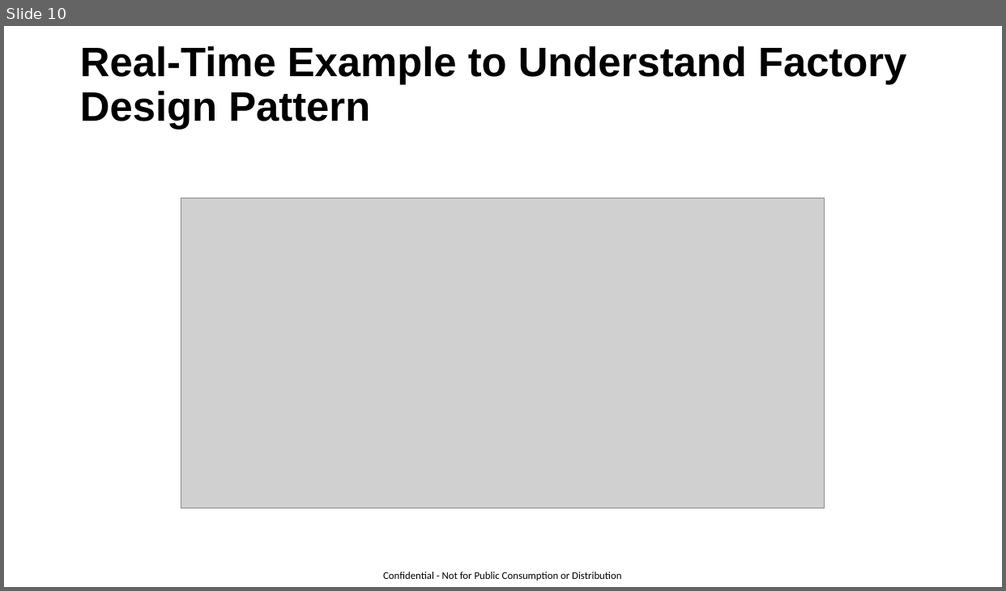
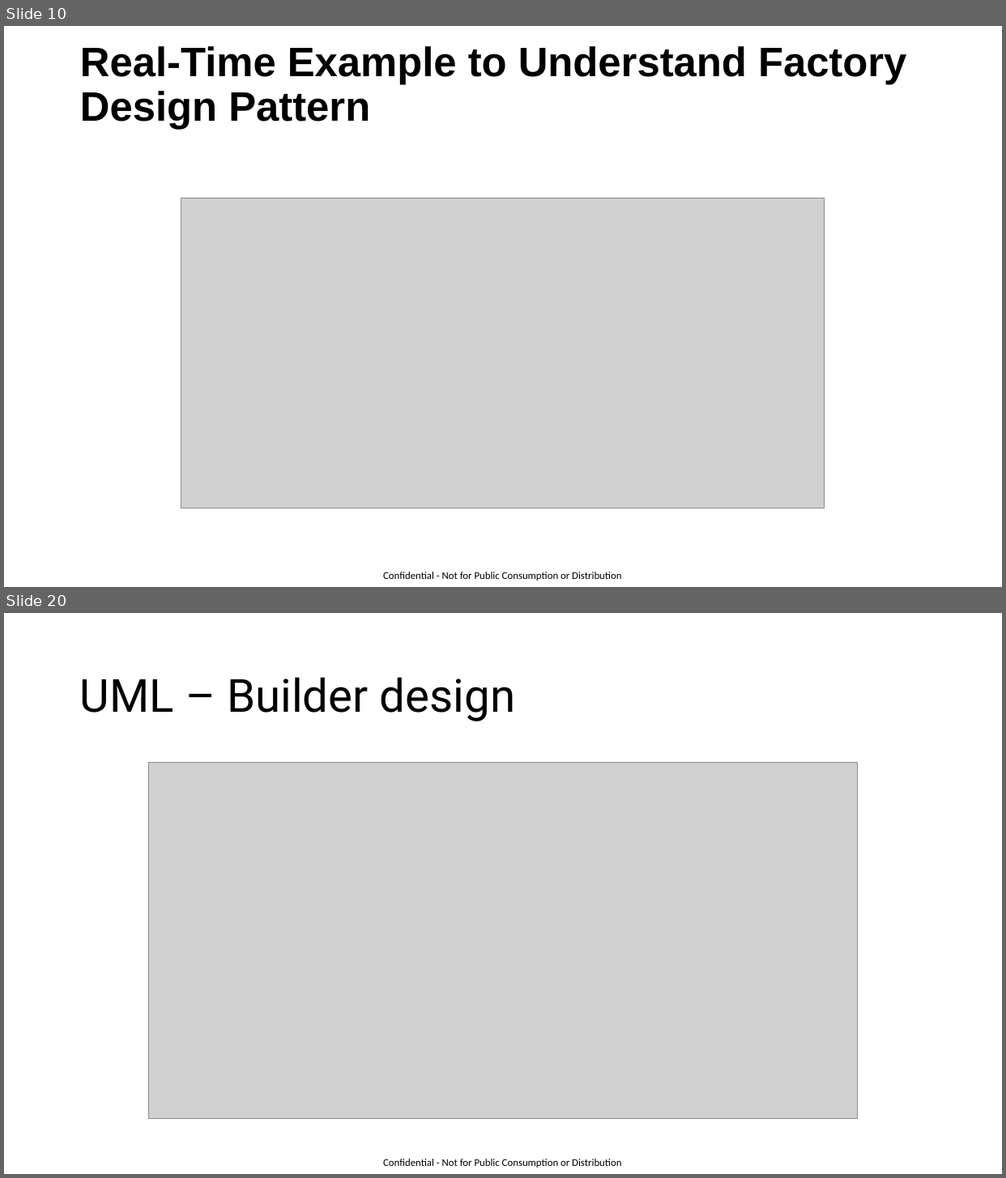
Before and after one commit to GaneshIT/CaseStudyFiles, a slide deck: Design Patterns.pptx. Shown one above the other, each under a label of ours: slide 10 before the commit, slides 10 and 20 after it; the slides between them are not shown. The pictures are 1006x591 and 1006x1178 pixels, drawn with LibreOffice and Linux fonts; fonts in the diff are those of the drawing; grey boxes stand for pictures. Boxes give left, top, right and bottom in pixels: in the first picture for what was removed or moved away, otherwise in the second. Text is boxed around its words. In the diff, an @@ line names an element or a change of style, - is before the commit and + after.

```diff
--- a/Design Patterns.pptx
+++ b/Design Patterns.pptx
@@ slide 20 added at (4,613,1002,1174), background #FFFFFF; not listed: 1 template element that a slide beside it also shows @@
@@ title added at (80,677,515,722), 44 pt, text #000000 @@
+UML – Builder design
@@ picture added at (148,763,858,1119) @@
```
Also in this commit, not shown: 9 other slides added, 10 other files.
